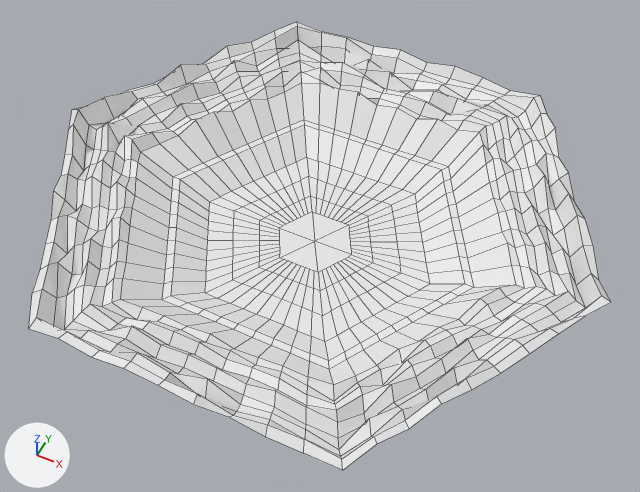
One commit to the FBX model Assets/Resources/Environment/Archer Arena/FBX_imports/Arena.fbx: the scene before it, then after it.
The view is the same before and after, from a camera (50 mm lens) standing at (32.2, -63.2, 78.4) and looking at (1.7, -2.1, 2.1). Arrows for +X, +Y and +Z are at lower left; the lights stay in place. Mesh edges are drawn as thin lines. Where no turn or scale is listed for an object, it has been applied to the vertices.

Before the edit, the objects in view are built like this:
```python
me_plane = bpy.data.meshes.new('Plane')
me_plane.from_pydata(...)  # 865 vertices, 816 faces; spans x -33.7..33.7, y -28.9..28.9, z 0.0..8.8
ob_plane = bpy.data.objects.new('Plane', me_plane)
ob_plane.location = (0.0, 0.0, 0.0)
```
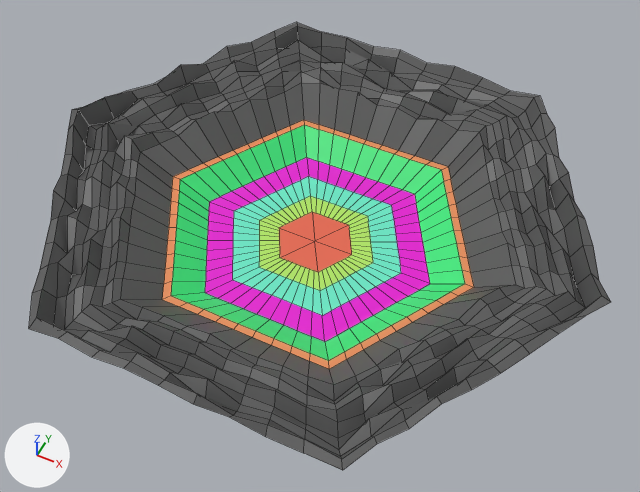
What differs and where, as boxes [x1, y1, x2, y2] in the pictures (640 x 492 px):
part 1 of me_plane, recoloured (white to red): [279, 212, 352, 272] in both
part 2 of me_plane, recoloured (white to green): [259, 196, 373, 291] in both
part 3 of me_plane, recoloured (white to green): [233, 176, 401, 316] in both
part 4 of me_plane, recoloured (white to pink): [205, 158, 430, 342] in both
part 5 of me_plane, recoloured (white to green): [171, 125, 465, 361] in both
part 6 of me_plane, recoloured (white to orange): [162, 120, 474, 369] in both
part 7 of me_plane, recoloured (white to grey): [29, 22, 611, 470] in both

What changed in the scene script:
```text
Add mat_r4:
    mat_r4 = principled_material('R4')
    mat_r4.base_color = (0.0428, 0.8, 0.199)  # green #3ae77b
Add mat_center:
    mat_center = principled_material('Center')
    mat_center.base_color = (0.8, 0.139, 0.0789)  # red #e7684f
Add mat_r3:
    mat_r3 = principled_material('R3')
    mat_r3.base_color = (0.8, 0.00177, 0.656)  # pink #e706d4
Add mat_outer:
    mat_outer = principled_material('Outer')
    mat_outer.base_color = (0.0991, 0.0991, 0.0991)  # dark grey #595959
Add mat_r1:
    mat_r1 = principled_material('R1')
    mat_r1.base_color = (0.45, 0.8, 0.129)  # green #b3e765
Add mat_r2:
    mat_r2 = principled_material('R2')
    mat_r2.base_color = (0.146, 0.8, 0.57)  # green #6be7c7
Add mat_r5:
    mat_r5 = principled_material('R5')
    mat_r5.base_color = (0.8, 0.281, 0.102)  # orange #e7905a
Change me_plane:
    where me_plane.from_pydata(...)  # 865 vertices, 816 faces; spans x -33.7..33.7, y -28.9..28.9, z 0.0..8.8
    used by ob_plane; location = (0.0, 0.0, 0.0)
    me_plane part 1: all 6 faces centred in x -3.3..3.3, y -3.8..3.8, z 0.0 switch from no material to mat_center (red #e7684f)
    me_plane part 2: 54 of the faces centred in x -6.1..6.1, y -5.3..5.3, z 0.0 switch from no material to mat_r1 (green #b3e765)
    me_plane part 3: 54 of the faces centred in x -9.1..9.1, y -8.0..8.0, z 0.0 switch from no material to mat_r2 (green #6be7c7)
    me_plane part 4: 54 of the faces centred in x -12.6..12.6, y -11.1..11.1, z 0.0 switch from no material to mat_r3 (pink #e706d4)
    me_plane part 5: all 54 faces centred in x -16.2..16.2, y -14.3..14.3, z 1.1 switch from no material to mat_r4 (green #3ae77b)
    me_plane part 6: all 54 faces centred in x -18.7..18.7, y -16.4..16.4, z 2.1 switch from no material to mat_r5 (orange #e7915a)
    me_plane part 7: all 540 faces centred in x -32.2..32.2, y -28.4..28.4, z 3.3..8.0 switch from no material to mat_outer (dark grey #595959)
```
